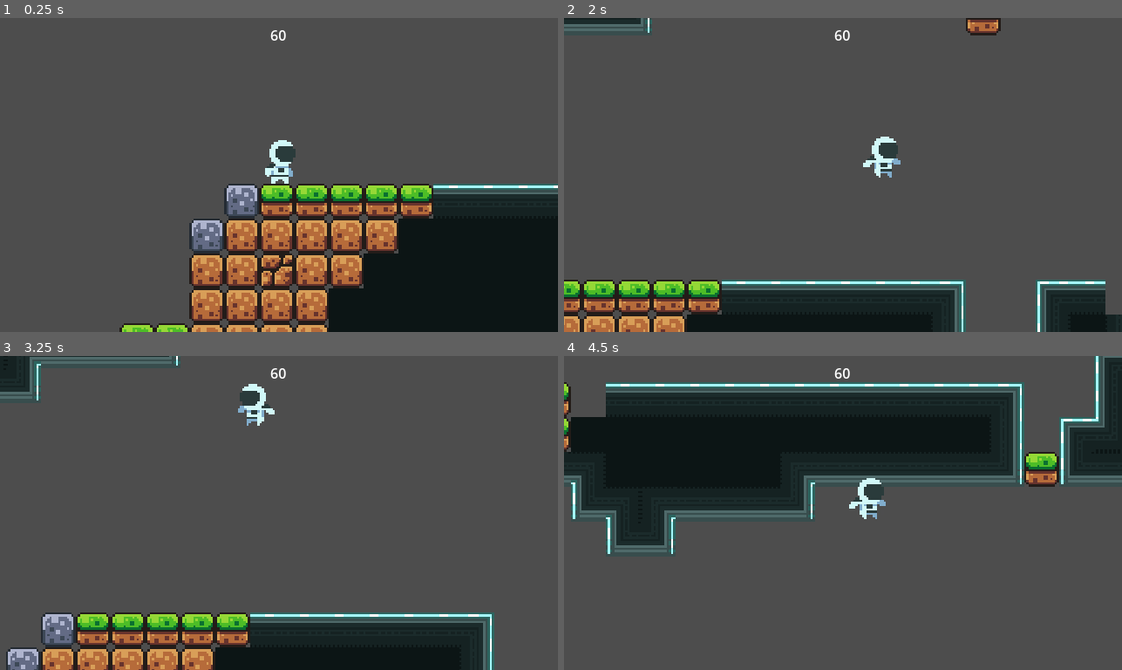
Above: before the commit, frames 1-4 (two rows, left to right).
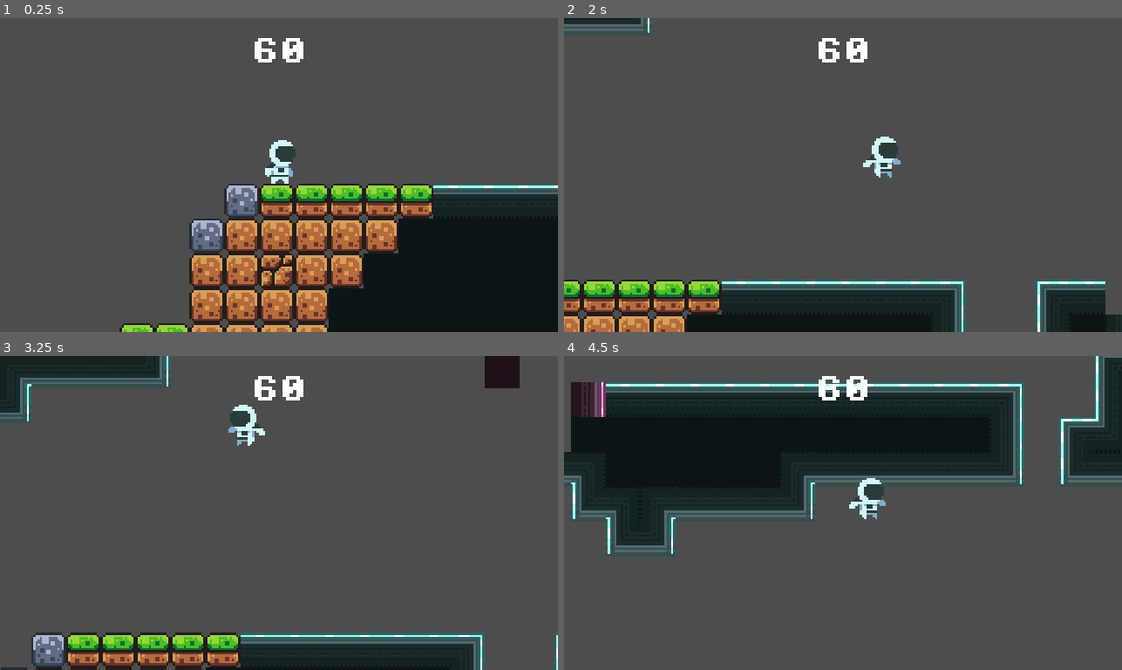
Above: after the commit, the same moments.

Repository: Serial-Cyn/patch-it-up
Game: Godot game, scene res://levels/level_1.tscn
Same seed, same stepped clock (60 frames per second), same inputs: the game is played once before the commit and once after it.
Inputs:
- Up to frame 1 (0.25 s): no input
- Up to frame 2 (2 s): hold D (move_right) from 0.53 s (still down); tap E (patch) at 0.6, 1.55 s; tap W (jump) at 0.77, 0.8, 1.07, 1.35, 1.52, 1.82 s
- Up to frame 3 (3.25 s): release D (move_right) at 2.03 s; hold A (move_left) 2.03-2.78 s; tap E (patch) at 2.1, 2.85 s; tap W (jump) at 2.3, 3.02 s; hold D (move_right) from 2.78 s (still down)
- Up to frame 4 (4.5 s): tap W (jump) at 3.32, 3.6, 3.77, 4.07 s; release D (move_right) at 4.28 s; hold A (move_left) from 4.28 s (still down); tap E (patch) at 4.35 s

The runs differ from the first frame. In frame 1, 0.5% of the frame differs, in the area x 45-55%, y 3-15%; in frame 2, 0.8%; in frame 3, 15%, in the area x 0-100%, y 0-100%; in frame 4, 2.0%.

Commit message:
Improved visuals

Diff:
--- a/levels/level_1.tscn
+++ b/levels/level_1.tscn
@@ -1,13 +1,15 @@
-[gd_scene load_steps=12 format=4 uid="uid://c4vfu36ep35sq"]
+[gd_scene load_steps=14 format=4 uid="uid://c4vfu36ep35sq"]
 
 [ext_resource type="Script" uid="uid://dkr80ksoj51pq" path="res://scripts/intro.gd" id="1_btoec"]
-[ext_resource type="Texture2D" uid="uid://d3gwywtvy7v0s" path="res://assets/sprites/patch-tileset.png" id="1_jirdo"]
+[ext_resource type="Texture2D" uid="uid://bmt3ia7edijwn" path="res://assets/sprites/patch-tileset.png" id="1_jirdo"]
 [ext_resource type="Texture2D" uid="uid://cvmdi5akpghux" path="res://assets/sprites/world_tileset.png" id="1_vn7o3"]
 [ext_resource type="Script" uid="uid://cwpqxg0mgikx1" path="res://scripts/game_manager.gd" id="2_kx6l7"]
 [ext_resource type="PackedScene" uid="uid://dpfp2gvrhdnd2" path="res://scenes/player.tscn" id="5_n46q3"]
 [ext_resource type="PackedScene" uid="uid://k7rf7v6y40xi" path="res://scenes/sound_effects.tscn" id="6_btoec"]
 [ext_resource type="PackedScene" uid="uid://b57ykvmcupq2j" path="res://scenes/glitch_tile.tscn" id="6_l53as"]
+[ext_resource type="FontFile" uid="uid://do04mthks44vx" path="res://assets/fonts/PixelOperator8-Bold.ttf" id="7_08mmt"]
 [ext_resource type="PackedScene" uid="uid://bpccl1tt3p3ht" path="res://scenes/patch.tscn" id="7_gwceb"]
+[ext_resource type="PackedScene" uid="uid://cxca8wyds6jsp" path="res://scenes/death_zone.tscn" id="9_3sk1a"]
 
 [sub_resource type="TileSetAtlasSource" id="TileSetAtlasSource_bt44k"]
 texture = ExtResource("1_jirdo")
@@ -322,21 +324,21 @@
 anchors_preset = 5
 anchor_left = 0.5
 anchor_right = 0.5
-offset_left = -20.0
-offset_right = 20.0
-offset_bottom = 40.0
+offset_left = -48.0
+offset_top = 15.0
+offset_right = 48.0
+offset_bottom = 63.0
 grow_horizontal = 2
 
 [node name="CorruptionLabel" type="Label" parent="UI/CenterContainer"]
 unique_name_in_owner = true
 layout_mode = 2
+theme_override_fonts/font = ExtResource("7_08mmt")
+theme_override_font_sizes/font_size = 32
 text = "60"
 horizontal_alignment = 1
 vertical_alignment = 1
 
-[node name="SoundEffects" parent="." instance=ExtResource("6_btoec")]
-unique_name_in_owner = true
-
 [node name="StartGame" type="Timer" parent="."]
 unique_name_in_owner = true
 wait_time = 3.0
@@ -346,6 +348,16 @@
 [node name="Patch" parent="." instance=ExtResource("7_gwceb")]
 position = Vector2(235, -438)
 
-[node name="Node" type="Node" parent="."]
+[node name="DeathZone" type="Node" parent="."]
+
+[node name="Bottom" parent="DeathZone" instance=ExtResource("9_3sk1a")]
+position = Vector2(0, 212)
+
+[node name="Top" parent="DeathZone" instance=ExtResource("9_3sk1a")]
+position = Vector2(0, -640)
+rotation = -3.14159
+
+[node name="SoundEffects" parent="." instance=ExtResource("6_btoec")]
+unique_name_in_owner = true
 
 [connection signal="timeout" from="StartGame" to="." method="_on_start_game_timeout"]
--- a/scenes/game.tscn
+++ b/scenes/game.tscn
@@ -1,12 +1,13 @@
-[gd_scene load_steps=11 format=4 uid="uid://b3ejkg8i1sacb"]
+[gd_scene load_steps=12 format=4 uid="uid://b3ejkg8i1sacb"]
 
 [ext_resource type="Script" uid="uid://cwpqxg0mgikx1" path="res://scripts/game_manager.gd" id="1_iywne"]
 [ext_resource type="Texture2D" uid="uid://cvmdi5akpghux" path="res://assets/sprites/world_tileset.png" id="1_yqjtg"]
 [ext_resource type="PackedScene" uid="uid://dpfp2gvrhdnd2" path="res://scenes/player.tscn" id="2_lnu2h"]
-[ext_resource type="Texture2D" uid="uid://d3gwywtvy7v0s" path="res://assets/sprites/patch-tileset.png" id="2_p57ef"]
+[ext_resource type="Texture2D" uid="uid://bmt3ia7edijwn" path="res://assets/sprites/patch-tileset.png" id="2_p57ef"]
 [ext_resource type="PackedScene" uid="uid://b57ykvmcupq2j" path="res://scenes/glitch_tile.tscn" id="3_lnu2h"]
 [ext_resource type="PackedScene" uid="uid://dihoti1hrgw6e" path="res://scenes/stop_point.tscn" id="4_lbhrr"]
 [ext_resource type="PackedScene" uid="uid://k7rf7v6y40xi" path="res://scenes/sound_effects.tscn" id="6_p57ef"]
+[ext_resource type="PackedScene" uid="uid://cxca8wyds6jsp" path="res://scenes/death_zone.tscn" id="8_gee14"]
 
 [sub_resource type="TileSetAtlasSource" id="TileSetAtlasSource_lbhrr"]
 texture = ExtResource("1_yqjtg")
@@ -270,3 +271,12 @@
 
 [node name="SoundEffects" parent="." instance=ExtResource("6_p57ef")]
 unique_name_in_owner = true
+
+[node name="DeathZone" type="Node" parent="."]
+
+[node name="Bottom" parent="DeathZone" instance=ExtResource("8_gee14")]
+position = Vector2(0, 212)
+
+[node name="Top" parent="DeathZone" instance=ExtResource("8_gee14")]
+position = Vector2(0, -174)
+rotation = -3.14159
--- a/scenes/glitch_tile.tscn
+++ b/scenes/glitch_tile.tscn
@@ -1,7 +1,7 @@
 [gd_scene load_steps=4 format=3 uid="uid://b57ykvmcupq2j"]
 
-[ext_resource type="Texture2D" uid="uid://cvmdi5akpghux" path="res://assets/sprites/world_tileset.png" id="1_c2htr"]
 [ext_resource type="Script" uid="uid://18ajriwjrpww" path="res://scripts/glitch_tile.gd" id="1_r784y"]
+[ext_resource type="Texture2D" uid="uid://bmt3ia7edijwn" path="res://assets/sprites/patch-tileset.png" id="2_r784y"]
 
 [sub_resource type="RectangleShape2D" id="RectangleShape2D_r784y"]
 size = Vector2(16, 16)
@@ -10,9 +10,10 @@
 script = ExtResource("1_r784y")
 
 [node name="Sprite" type="Sprite2D" parent="."]
-texture = ExtResource("1_c2htr")
-hframes = 16
-vframes = 16
+texture = ExtResource("2_r784y")
+hframes = 10
+vframes = 12
+frame = 71
 
 [node name="StaticBody" type="StaticBody2D" parent="."]
 
@@ -21,5 +22,6 @@
 
 [node name="Timer" type="Timer" parent="."]
 wait_time = 2.0
+autostart = true
 
 [connection signal="timeout" from="Timer" to="." method="_on_timer_timeout"]
--- a/scripts/death_zone.gd
+++ b/scripts/death_zone.gd
@@ -11,4 +11,5 @@
 
 
 func _on_timer_timeout() -> void:
-	Engine.time_scale = 1
+	Engine.time_scale = 1.0
+	get_tree().reload_current_scene()
--- a/scripts/game_manager.gd
+++ b/scripts/game_manager.gd
@@ -24,3 +24,4 @@
 		corruption_label.text = str(int(time_left))		# Show whole numbers
 	else:
 		corruption_label.text = "%.2f" % (time_left)	# Show 2 decimal places
+		corruption_label.modulate = Color(1, 0, 0)
--- a/scripts/glitch_tile.gd
+++ b/scripts/glitch_tile.gd
@@ -5,13 +5,29 @@
 @onready var timer: Timer = $Timer
 
 var is_visible: bool = true
+var random_tile : Vector2
 
 func _ready():
 	# Set random wait time between 0.5 to 2 seconds (you can change the range)
+	randomize_glitch_interval()
+
+func randomize_glitch_interval() -> void:
 	timer.wait_time = randf_range(0.5, 2.0)
 	timer.start()
 
-func _on_timer_timeout() -> void:
+func randomize_tile() -> void:
+	random_tile = Vector2(
+		randi_range(1, 3), randi_range(7, 9)
+	)
+
+	sprite.frame_coords = random_tile
+
+func glitch_tile() -> void:
+	randomize_tile()
+
 	is_visible = !is_visible
 	sprite.visible = is_visible
 	collider.disabled = !is_visible
+
+func _on_timer_timeout() -> void:
+	glitch_tile()
--- a/scripts/intro.gd
+++ b/scripts/intro.gd
@@ -1,10 +1,13 @@
 extends Node2D
-
 
 @onready var player: CharacterBody2D = %Player
 @onready var start_game: Timer = %StartGame
+@onready var sound_effects: AudioStreamPlayer2D = %SoundEffects
 
 
 func _on_start_game_timeout() -> void:
 	player.gravity_direction = -1
 	player.reverse_control = -1
+
+	player.shake_screen(10.0)
+	sound_effects.play_sfx(sound_effects.SFX.EXPLOSION)
--- a/scripts/player.gd
+++ b/scripts/player.gd
@@ -3,6 +3,8 @@
 @onready var game_manager: Node = %GameManager
 @onready var animated_sprite: AnimatedSprite2D = $AnimatedSprite
 @onready var corruption_timer: Timer = $"../GameManager/CorruptionTimer"
+@onready var main_camera: Camera2D = $MainCamera
+@onready var sound_effects: AudioStreamPlayer2D = %SoundEffects
 
 const SPEED : float = 100.0
 const JUMP_VELOCITY : float = -300.0
@@ -20,9 +22,24 @@
 var is_moving : bool
 var is_in_safe_zone : bool = false
 
+# VFX
+var shake_timer : float = 0.0
+var shake_intensity : float = 0.0
+
 func _ready() -> void:
 	gravity_direction = 1
 	reverse_control = 1
+
+func _process(delta: float) -> void:
+	if shake_timer > 0:
+		shake_timer -= delta
+		var offset = Vector2(
+			randf_range(-1.0, 1.0),
+			randf_range(-1.0, 1.0)
+		) * shake_intensity
+		main_camera.offset = offset
+	else:
+		main_camera.offset = Vector2.ZERO
 
 func _physics_process(delta: float) -> void:
 	handle_movement()
@@ -30,6 +47,10 @@
 	handle_animation()
 	handle_corruption_timer()
 	move_and_slide()
+
+func shake_screen(intensity : float, duration : float = 0.3) -> void:
+	shake_intensity = intensity
+	shake_timer = duration
 
 func handle_movement():
 	move_left = Input.get_action_strength("move_left")
@@ -40,6 +61,8 @@
 
 	if Input.is_action_just_pressed("jump") and is_on_floor():
 		velocity.y = JUMP_VELOCITY
+
+		sound_effects.play_sfx(sound_effects.SFX.JUMP)
 
 func apply_gravity(delta):
 	is_airborne = not is_on_floor()
Not shown, added: assets/sprites/patch-tileset.png.import
